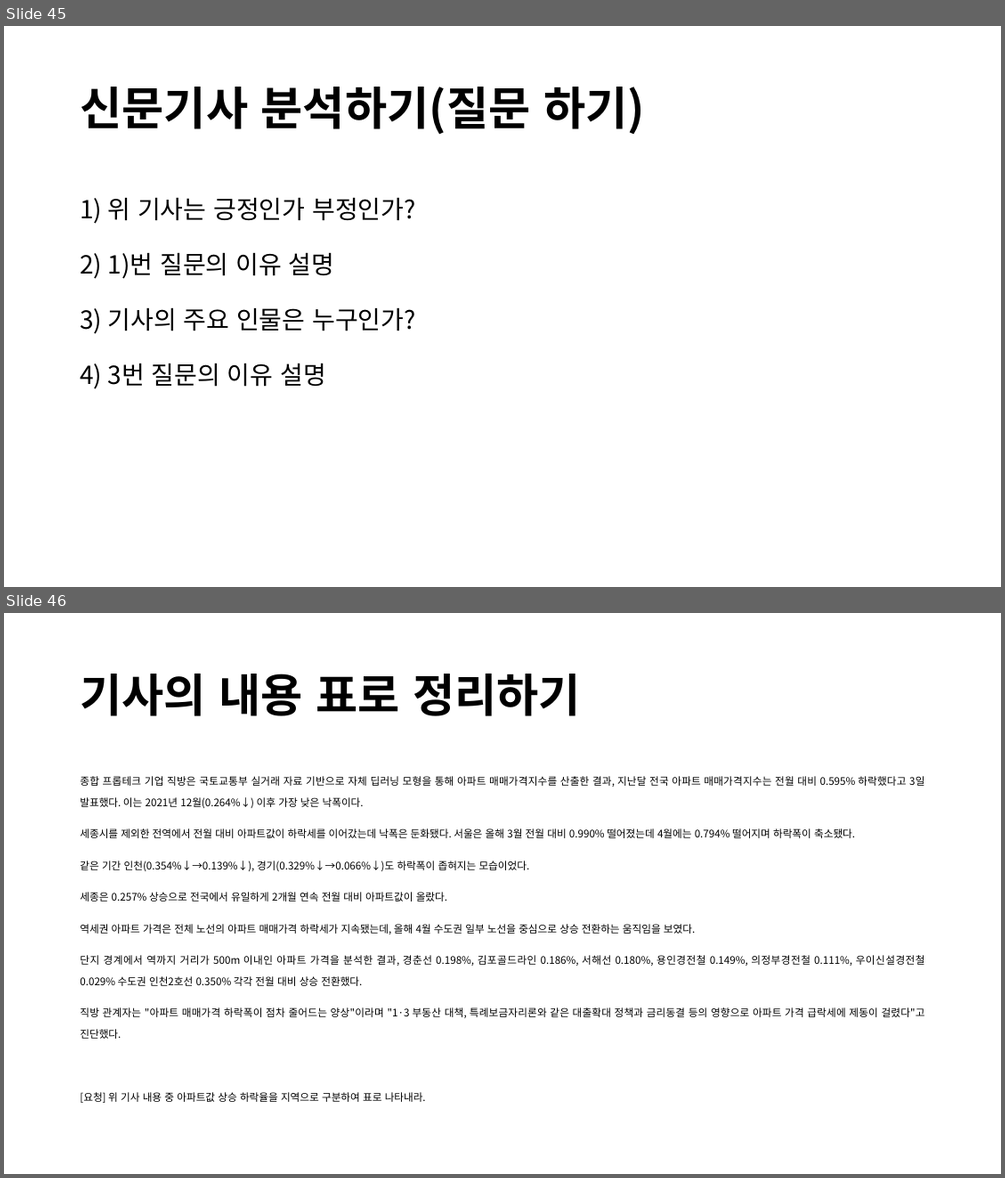
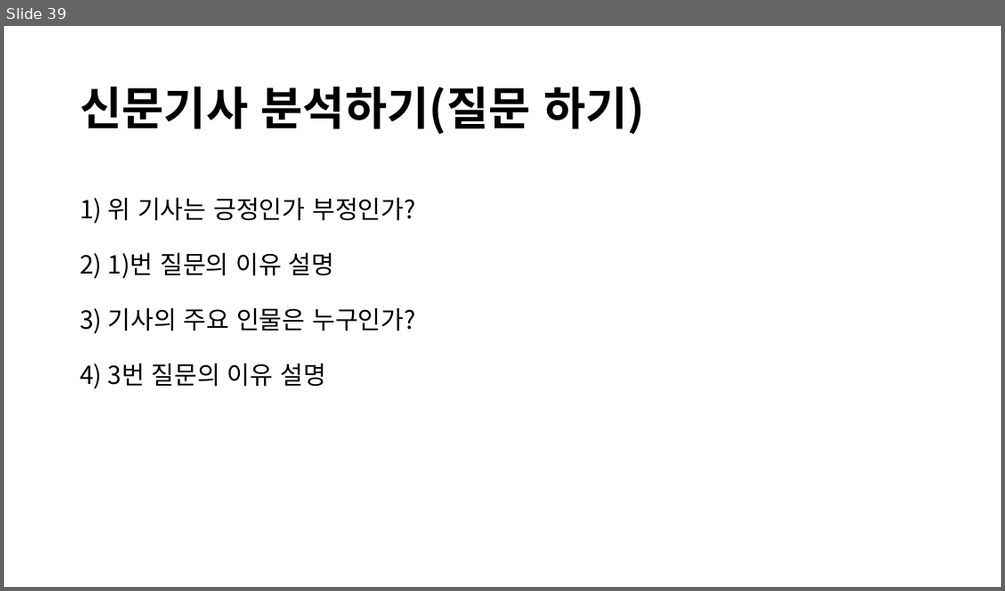
Before and after one commit to lolsaless/Python, a slide deck: PPT/202306023_북부청사 발표/프롬프트 실습(북부청사).pptx. Shown one above the other, each under a label of ours: slides 45 and 46 before the commit, slide 39 after it. The pictures are 1005x1178 and 1005x591 pixels, drawn with LibreOffice and Linux fonts; fonts in the diff are those of the drawing. Boxes give left, top, right and bottom in pixels: in the first picture for what was removed or moved away, otherwise in the second. Text is boxed around its words. In the diff, an @@ line names an element or a change of style, - is before the commit and + after.

```diff
--- a/PPT/202306023_북부청사 발표/프롬프트 실습(북부청사).pptx
+++ b/PPT/202306023_북부청사 발표/프롬프트 실습(북부청사).pptx
@@ slide 46 removed at [4, 613, 1001, 1174], background #FFFFFF @@
@@ title removed at [80, 674, 581, 716] @@
-기사의 내용 표로 정리하기
@@ text removed at [80, 776, 925, 1103] @@
-종합 프롭테크 기업 직방은 국토교통부 실거래 자료 기반으로 자체 딥러닝 모형을 통해 아파트 매매가격지수를 산출한 결과, 지난달 전국 아파트 매매가격지수는 전월 대비 0.595% 하락했다고 3일 발표했다. 이는 2021년 12월(0.264%↓) 이후 가장 낮은 낙폭이다.
-세종시를 제외한 전역에서 전월 대비 아파트값이 하락세를 이어갔는데 낙폭은 둔화됐다. 서울은 올해 3월 전월 대비 0.990% 떨어졌는데 4월에는 0.794% 떨어지며 하락폭이 축소됐다.
-같은 기간 인천(0.354%↓→0.139%↓), 경기(0.329%↓→0.066%↓)도 하락폭이 좁혀지는 모습이었다.
-세종은 0.257% 상승으로 전국에서 유일하게 2개월 연속 전월 대비 아파트값이 올랐다.
-역세권 아파트 가격은 전체 노선의 아파트 매매가격 하락세가 지속됐는데, 올해 4월 수도권 일부 노선을 중심으로 상승 전환하는 움직임을 보였다.
-단지 경계에서 역까지 거리가 500m 이내인 아파트 가격을 분석한 결과, 경춘선 0.198%, 김포골드라인 0.186%, 서해선 0.180%, 용인경전철 0.149%, 의정부경전철 0.111%, 우이신설경전철 0.029% 수도권 인천2호선 0.350% 각각 전월 대비 상승 전환했다.
-직방 관계자는 "아파트 매매가격 하락폭이 점차 줄어드는 양상"이라며 "1·3 부동산 대책, 특례보금자리론와 같은 대출확대 정책과 금리동결 등의 영향으로 아파트 가격 급락세에 제동이 걸렸다"고 진단했다.
-[요청] 위 기사 내용 중 아파트값 상승 하락율을 지역으로 구분하여 표로 나타내라.
@@ what was slide 45 is now slide 39 @@
```
Also in this commit, not shown: 2 slides changed, 7 other slides removed.
